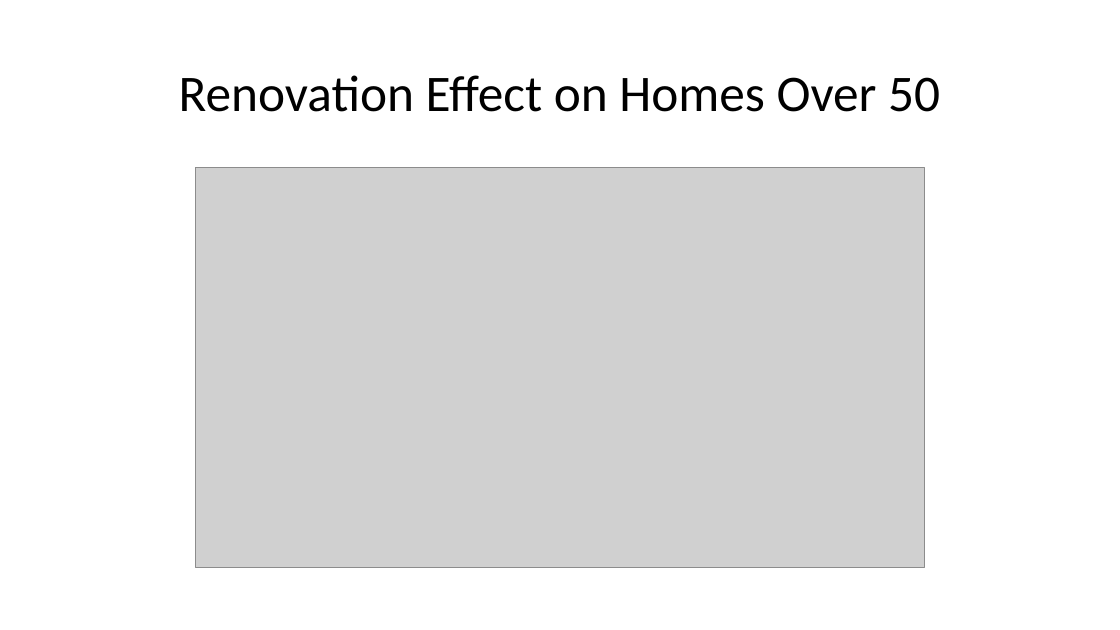
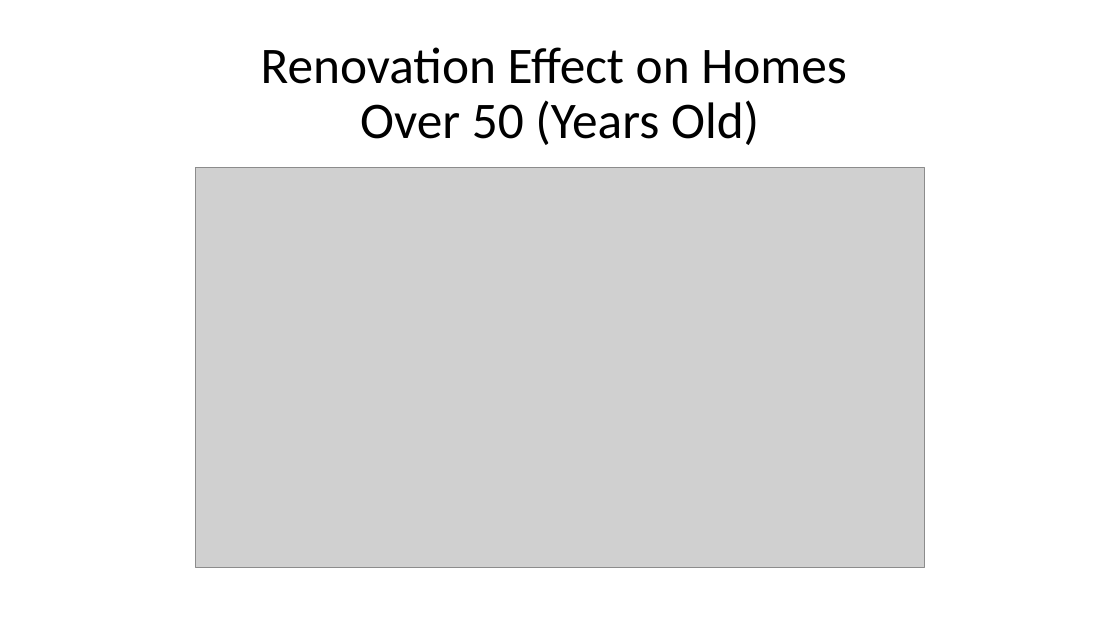
Before and after one commit to 8REN/HousingPrices, a slide deck: slide 11 of mod2project.pptx (slide 10 before the commit). Drawn at 1120x630 pixels with LibreOffice and Linux fonts; fonts in the diff are those of the drawing; grey boxes stand for pictures. Boxes give left, top, right and bottom in pixels: in the first picture for what was removed or moved away, otherwise in the second. Text is boxed around its words. In the diff, an @@ line names an element or a change of style, - is before the commit and + after.

```diff
--- a/mod2project.pptx
+++ b/mod2project.pptx
@@ title at box(261, 47, 847, 145): text changed @@
-Renovation Effect on Homes Over 50
+Renovation Effect on Homes
+Over 50 (Years Old)
```
Also in this commit, not shown: 1 other slide changed, 1 slide added, 3 other files.
